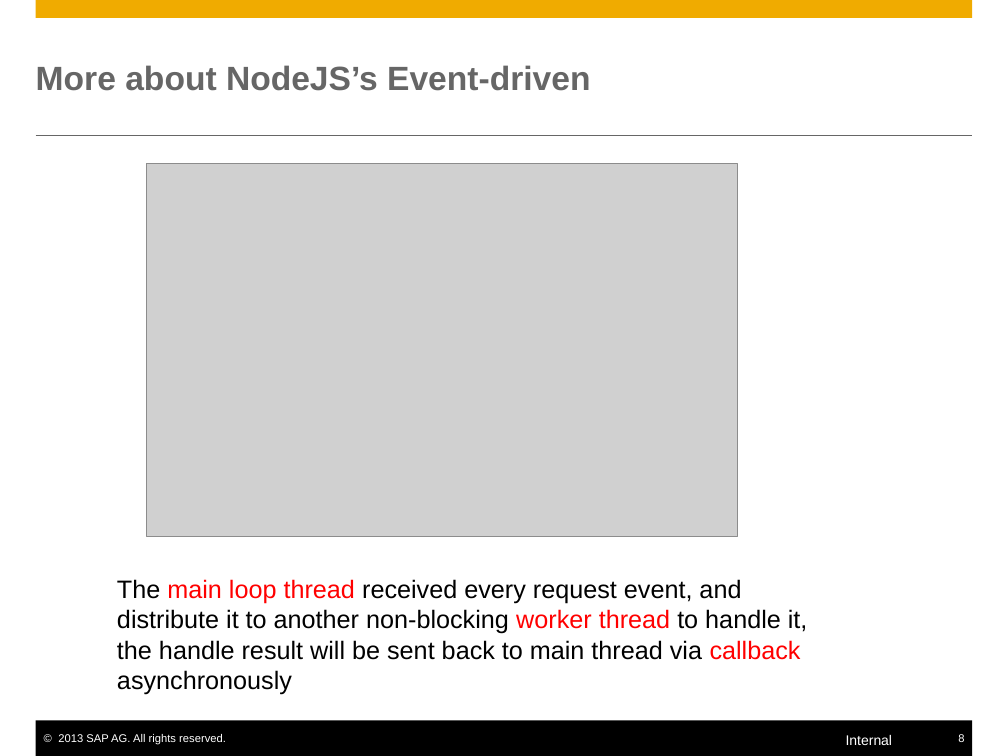
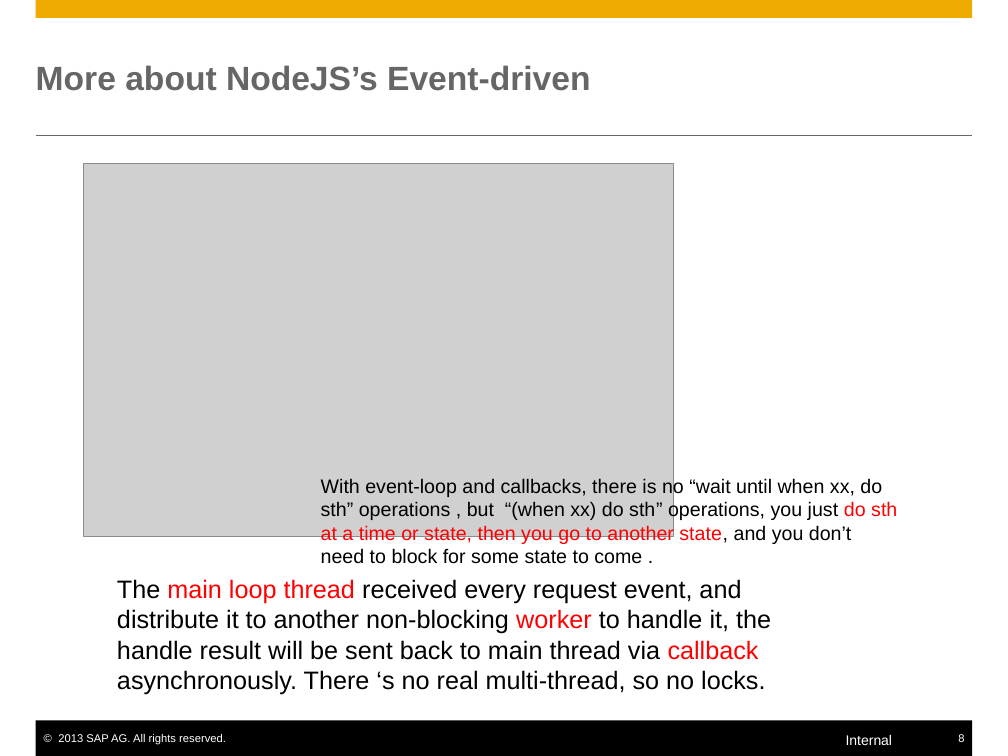
Before and after one commit to yjhcjykwbk-jlsec/mynodejs, a slide deck: slide 8 of nodejs.pptx. Drawn at 1008x756 pixels with LibreOffice and Linux fonts; fonts in the diff are those of the drawing; grey boxes stand for pictures. Boxes give left, top, right and bottom in pixels: in the first picture for what was removed or moved away, otherwise in the second. Text is boxed around its words. In the diff, an @@ line names an element or a change of style, - is before the commit and + after.

```diff
--- a/nodejs.pptx
+++ b/nodejs.pptx
@@ picture moved from (x1=147, y1=163, x2=738, y2=536) to (x1=84, y1=163, x2=674, y2=536) @@
@@ text added at (x1=321, y1=477, x2=897, y2=564), 14 pt, text #000000 @@
+With event-loop and callbacks, there is no “wait until when xx, do sth” operations , but “(when xx) do sth” operations, you just do sth at a time or state, then you go to another state, and you don’t need to block for some state to come .
@@ text at (x1=117, y1=579, x2=771, y2=695): text changed @@
-The main loop thread received every request event, and distribute it to another non-blocking worker thread to handle it, the handle result will be sent back to main thread via callback asynchronously
+The main loop thread received every request event, and distribute it to another non-blocking worker to handle it, the handle result will be sent back to main thread via callback asynchronously. There ‘s no real multi-thread, so no locks.
```
Also in this commit, not shown: 17 other slides changed, 8 slides added, 2 slides removed, 6 other files.
